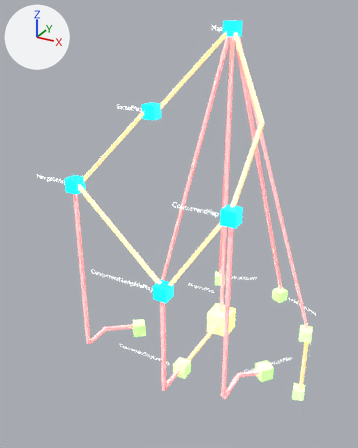
What one commit did to the glTF model src/assets/MapHierarchy.glb.
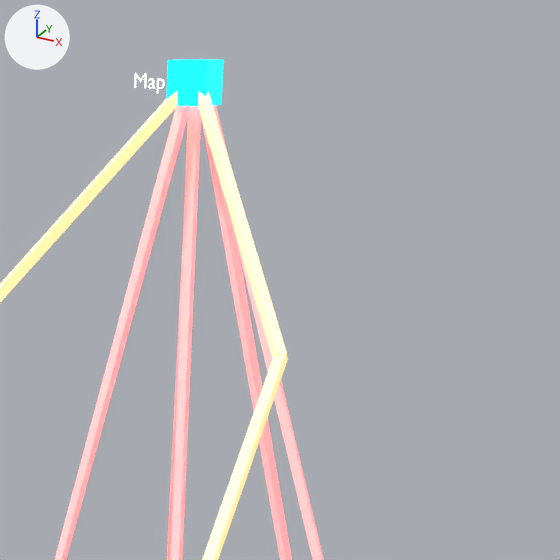
The first picture shows the older version from a 50 mm camera at (108.0, -230.0, 156.0) aimed at (-20.0, 3.0, 39.0). The close-ups show both versions on the part from 46% to 100% of the width and 0% to 43% of the height of that picture; other places that the commit changed are outside them. The axes (+X, +Y, +Z) are drawn at upper left. The lights are the same throughout. Where no turn or scale is listed for an object, it has been applied to the vertices.
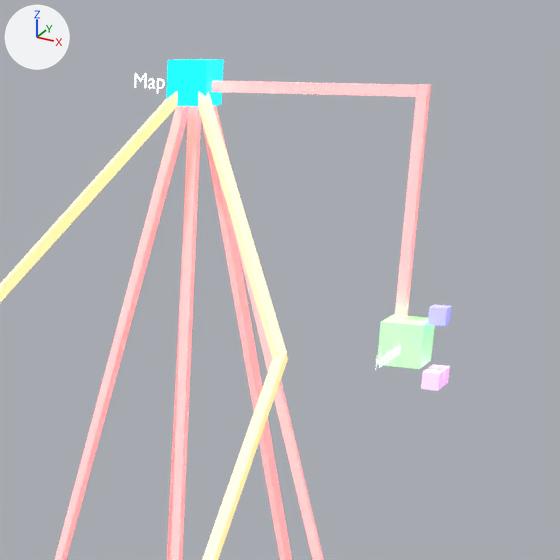
Patch to the scene script:
```diff
--- a/src/assets/MapHierarchy.glb.py
+++ b/src/assets/MapHierarchy.glb.py
@@ mat_class @@
 mat_class.roughness = 1.0
-mat_class.emission_color = (0.268, 1.0, 0.0095)  # green #8dff19
+mat_class.emission_color = (0.0, 1.0, 0.0197)  # green #00ff26
 mat_class.emission_strength = 1.0
@@ me_hashtable_text_036 @@
+me_hashtable_text_036.from_pydata([(22.16, -1.47, -1.42), (22.16, -1.47, 1.42), (19.32, -1.47, -1.42), (19.32, -1.47, 1.42), (22.16, 1.37, -1.42), (22.16, 1.37, 1.42), (19.32, 1.38, -1.42), (19.32, 1.38, 1.42)], [], [(0, 1, 3), (0, 3, 2), (2, 3, 7), (2, 7, 6), (6, 7, 5), (6, 5, 4), (4, 5, 1), (4, 1, 0), (2, 6, 4), (2, 4, 0), (7, 3, 1), (7, 1, 5)])
+me_hashtable_text_036.materials.append(mat_threadsafe)  # white #ffffff
@@ me_hashtable_text_034 @@
+me_hashtable_text_034.from_pydata([(22.16, -1.47, -1.42), (22.16, -1.47, 1.42), (19.32, -1.47, -1.42), (19.32, -1.47, 1.42), (22.16, 1.37, -1.42), (22.16, 1.37, 1.42), (19.32, 1.38, -1.42), (19.32, 1.38, 1.42)], [], [(0, 1, 3), (0, 3, 2), (2, 3, 7), (2, 7, 6), (6, 7, 5), (6, 5, 4), (4, 5, 1), (4, 1, 0), (2, 6, 4), (2, 4, 0), (7, 3, 1), (7, 1, 5)])
+me_hashtable_text_034.materials.append(mat_null)  # white #ffffff
@@ me_hashtable_text_033 @@
+me_hashtable_text_033.from_pydata([(56.0, -3.72, -3.59), (56.0, -3.72, 3.59), (48.82, -3.7, -3.59), (48.82, -3.7, 3.59), (56.02, 3.46, -3.59), (56.02, 3.46, 3.59), (48.84, 3.48, -3.59), (48.84, 3.48, 3.59)], [], [(0, 1, 3), (0, 3, 2), (2, 3, 7), (2, 7, 6), (6, 7, 5), (6, 5, 4), (4, 5, 1), (4, 1, 0), (2, 6, 4), (2, 4, 0), (7, 3, 1), (7, 1, 5)])
+me_hashtable_text_033.materials.append(mat_class)  # white #ffffff
@@ me_cube_020 @@
+me_cube_020.from_pydata([(0.9, -0.9, -18.8), (0.9, -0.9, 18.8), (-0.9, -0.9, -18.8), (-0.9, -0.9, 18.8), (0.9, 0.9, -18.8), (0.9, 0.9, 18.8), (-0.9, 0.9, -18.8), (-0.9, 0.9, 18.8)], [], [(0, 1, 3), (0, 3, 2), (2, 3, 7), (2, 7, 6), (6, 7, 5), (6, 5, 4), (4, 5, 1), (4, 1, 0), (7, 3, 1), (7, 1, 5)])
+me_cube_020.materials.append(mat_implements)  # white #ffffff
@@ me_cube_019 @@
+me_cube_019.from_pydata([(-18.8, -0.9, -0.9), (18.8, -0.9, -0.9), (-18.8, -0.9, 0.9), (18.8, -0.9, 0.9), (-18.8, 0.9, -0.9), (18.8, 0.9, -0.9), (-18.8, 0.9, 0.9), (18.8, 0.9, 0.9)], [], [(0, 1, 3), (0, 3, 2), (2, 3, 7), (2, 7, 6), (6, 7, 5), (6, 5, 4), (4, 5, 1), (4, 1, 0), (7, 3, 1), (7, 1, 5)])
+me_cube_019.materials.append(mat_implements)  # white #ffffff
@@ ob_map_text_015 @@
+ob_map_text_015 = bpy.data.objects.new('Map-Text.015', me_iterable_text_020)  # 812 vertices, 802 faces; spans x 0.0, y 0.27..14.24, z -0.03..2.45; in mat_text (white #ffffff)
+ob_map_text_015.location = (45.2, -5.6, 104.6)
@@ ob_hashtable_cube_036 @@
+ob_hashtable_cube_036 = bpy.data.objects.new('Hashtable-Cube.036', me_hashtable_text_036)
+ob_hashtable_cube_036.location = (29.3, 12.5, 110.7)
@@ ob_hashtable_cube_035 @@
+ob_hashtable_cube_035 = bpy.data.objects.new('Hashtable-Cube.035', me_hashtable_text_035)  # a box spanning x 19.32..22.16, y -1.42..1.42, z -1.42..1.42; in mat_null (white #ffffff)
+ob_hashtable_cube_035.location = (29.3, 12.5, 100.0)
@@ ob_hashtable_cube_034 @@
+ob_hashtable_cube_034 = bpy.data.objects.new('Hashtable-Cube.034', me_hashtable_text_034)
+ob_hashtable_cube_034.location = (29.3, 16.2, 100.0)
@@ ob_hashtable_cube_033 @@
+ob_hashtable_cube_033 = bpy.data.objects.new('Hashtable-Cube.033', me_hashtable_text_033)
+ob_hashtable_cube_033.location = (-8.0, 14.6, 105.5)
@@ ob_cube_134 @@
+ob_cube_134 = bpy.data.objects.new('Cube.134', me_cube_020)
+ob_cube_134.location = (43.1, 14.4, 127.2)
@@ ob_cube_133 @@
+ob_cube_133 = bpy.data.objects.new('Cube.133', me_cube_019)
+ob_cube_133.location = (23.6, 14.4, 145.0)
```

Changed parts and their boxes [x1, y1, x2, y2] in the close-ups (560 x 560 px):
'Cube.134', added
    after: [394, 84, 431, 321]
'Hashtable-Cube.033', added
    after: [377, 315, 434, 369]
'Cube.133', added
    after: [212, 81, 418, 97]
'Hashtable-Cube.036', added
    after: [428, 304, 451, 326]
'Hashtable-Cube.035', added
    after: [421, 369, 444, 391]
'Hashtable-Cube.034', added
    after: [429, 364, 450, 386]
'Map-Text.015', added
    after: [376, 341, 401, 367]
